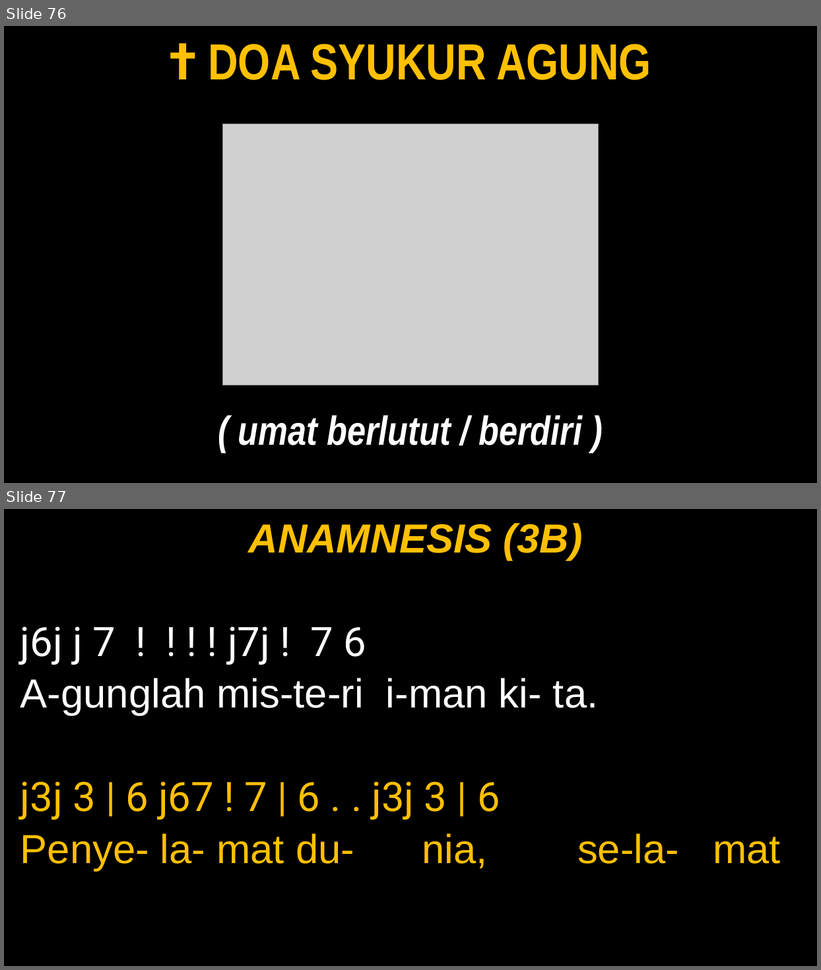
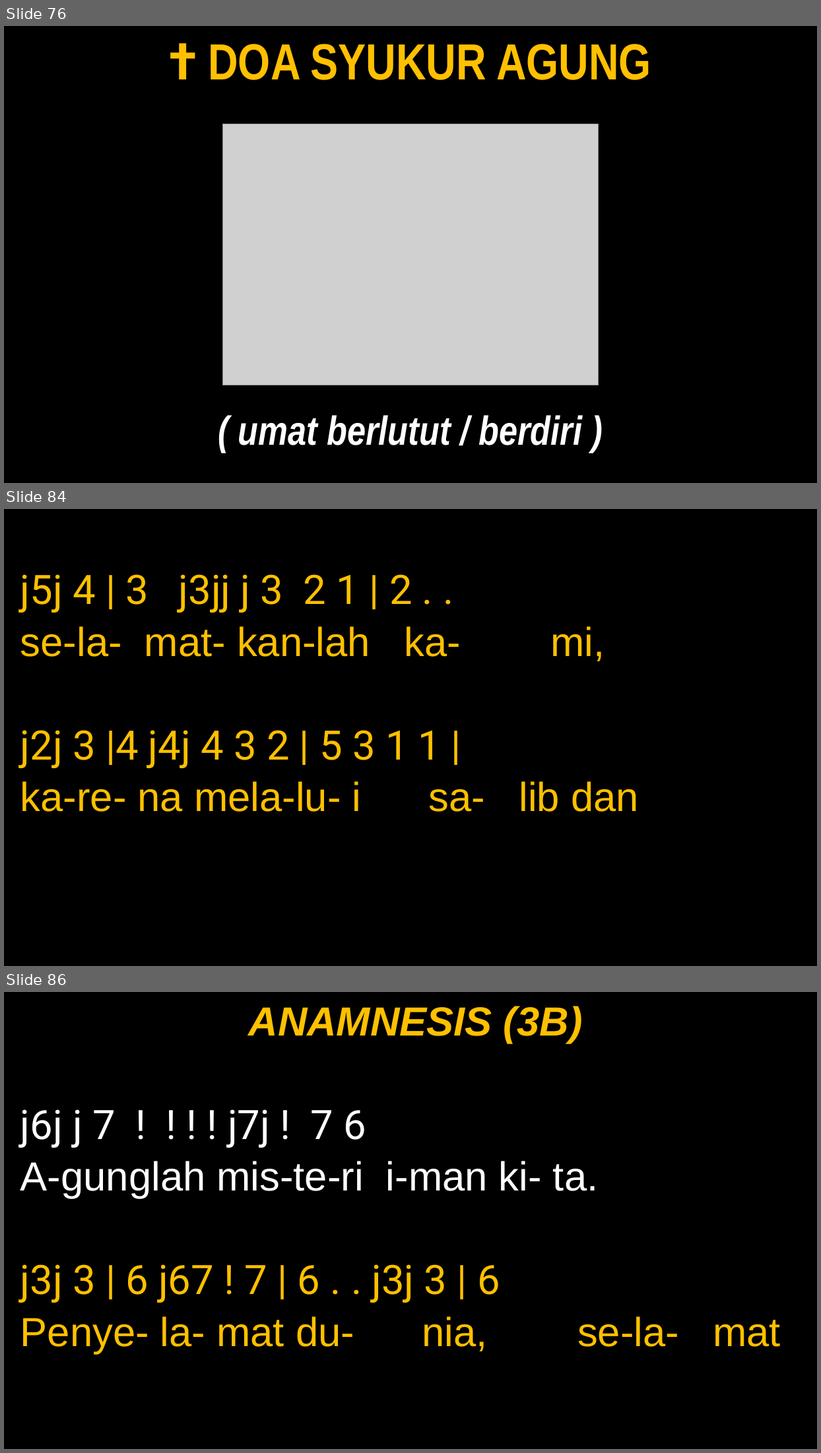
Before and after one commit to JasonEvan/Mikael-PPT-Maker, a slide deck: app/template/Template_Mingguan.pptx. Shown one above the other, each under a label of ours: slides 76 and 77 before the commit, slides 76, 84 and 86 after it; the slides between them are not shown. The pictures are 821x970 and 821x1453 pixels, drawn with LibreOffice and Linux fonts; fonts in the diff are those of the drawing; grey boxes stand for pictures. Boxes give left, top, right and bottom in pixels: in the first picture for what was removed or moved away, otherwise in the second. Text is boxed around its words. In the diff, an @@ line names an element or a change of style, - is before the commit and + after.

```diff
--- a/app/template/Template_Mingguan.pptx
+++ b/app/template/Template_Mingguan.pptx
@@ slide 84 added at box(4, 509, 817, 966), background #000000 @@
@@ text added at box(20, 574, 639, 812), 48 pt, text #FFC000 @@
+j5j 4 | 3 j3jj j 3 2 1 | 2 . .
+se-la- mat- kan-lah ka- mi,
+j2j 3 |4 j4j 4 3 2 | 5 3 1 1 |
+ka-re- na mela-lu- i sa- lib dan
@@ what was slide 77 is now slide 86 @@
```
Also in this commit, not shown: 8 other slides added, 4 other files.
